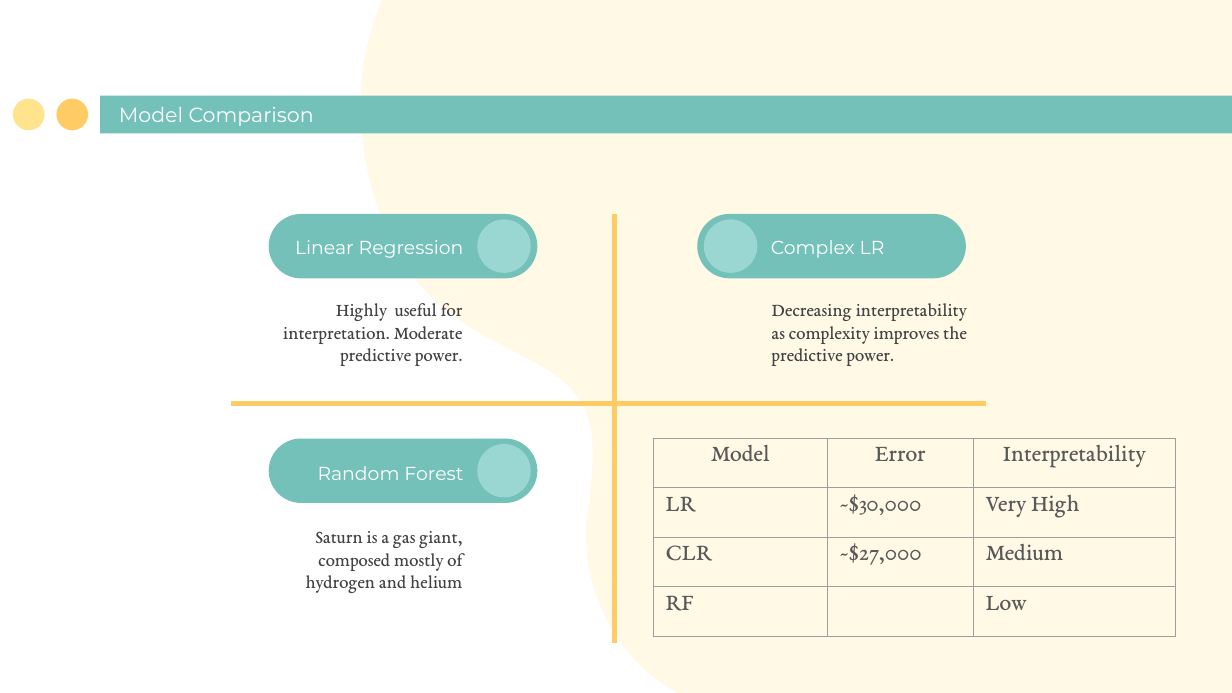
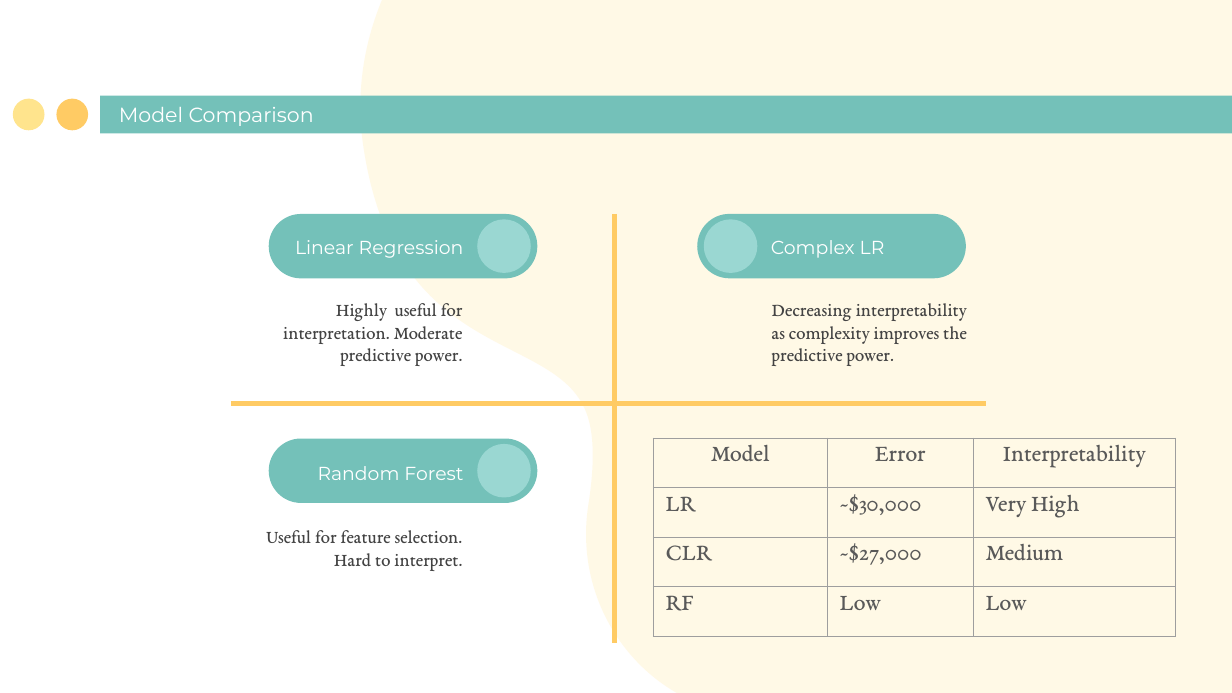
Before and after one commit to NickSager/DS_6372_Ames2, a slide deck: slide 22 of MSDS 6372 Project 1.pptx. Drawn at 1232x693 pixels with LibreOffice and Linux fonts; fonts in the diff are those of the drawing. Boxes give left, top, right and bottom in pixels: in the first picture for what was removed or moved away, otherwise in the second. Text is boxed around its words. In the diff, an @@ line names an element or a change of style, - is before the commit and + after.

Commit message:
Update Powerpoint (final?)

```diff
--- a/MSDS 6372 Project 1.pptx
+++ b/MSDS 6372 Project 1.pptx
@@ table at (x1=653, y1=439, x2=1174, y2=637) @@
-row 4, column 2: 
+row 4, column 2: Low
@@ text at (x1=266, y1=530, x2=463, y2=571): text changed @@
-Saturn is a gas giant, composed mostly of hydrogen and helium
+Useful for feature selection.
+Hard to interpret.
```
Also in this commit, not shown: 1 other slide changed.
